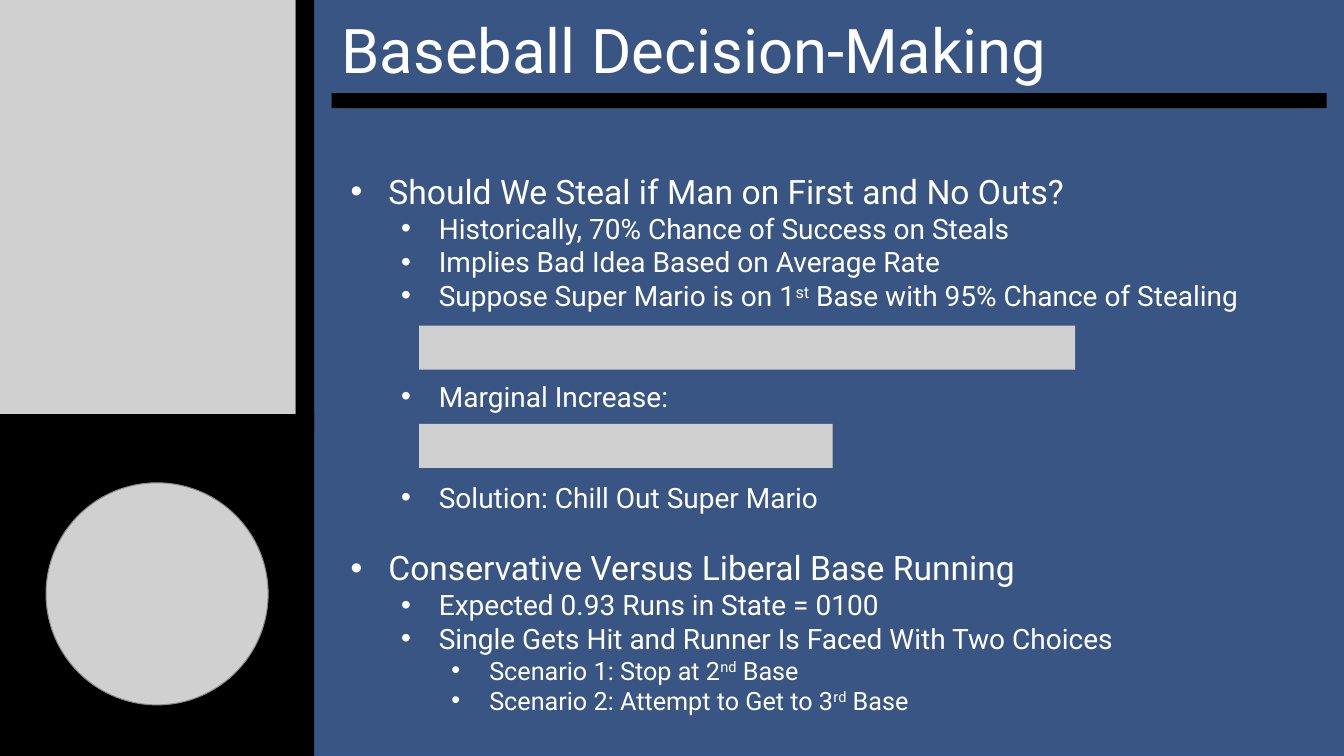
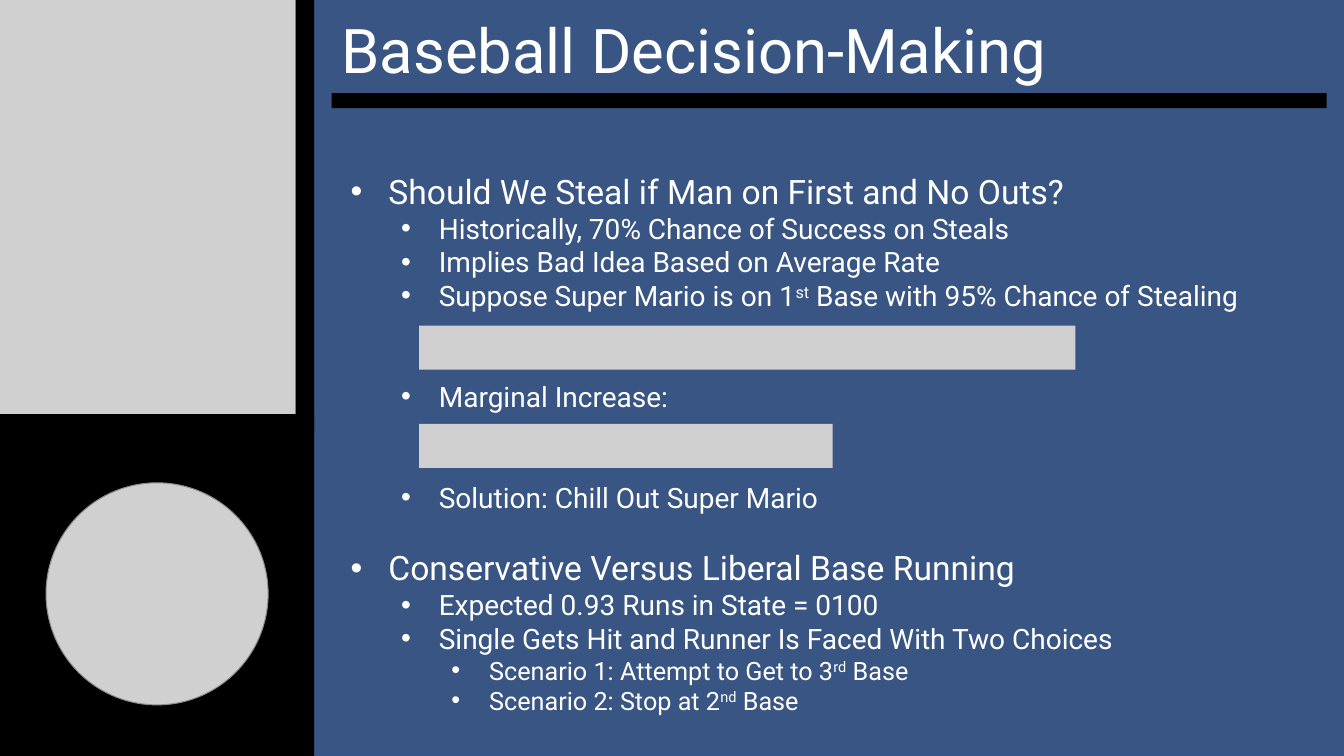
Before and after one commit to SuperMarioGiacomazzo/STOR390_WEBSITE, a slide deck: slide 11 of Slides/Baseball 5/Baseball_5_Lecture.pptx. Drawn at 1344x756 pixels with LibreOffice and Linux fonts; fonts in the diff are those of the drawing; grey boxes stand for pictures. Boxes give left, top, right and bottom in pixels: in the first picture for what was removed or moved away, otherwise in the second. Text is boxed around its words. In the diff, an @@ line names an element or a change of style, - is before the commit and + after.

```diff
--- a/Slides/Baseball 5/Baseball_5_Lecture.pptx
+++ b/Slides/Baseball 5/Baseball_5_Lecture.pptx
@@ rectangle: place and size @@
-rectangle at (76, 0, 1344, 756)
+rectangle at (0, 0, 1344, 756)
@@ text at (489, 662, 909, 715): text changed @@
-    • Scenario 1: Stop at 2nd Base
-    • Scenario 2: Attempt to Get to 3rd Base
+    • Scenario 1: Attempt to Get to 3rd Base
+    • Scenario 2: Stop at 2nd Base
```
Also in this commit, not shown: 11 other slides changed, 10 other files.
